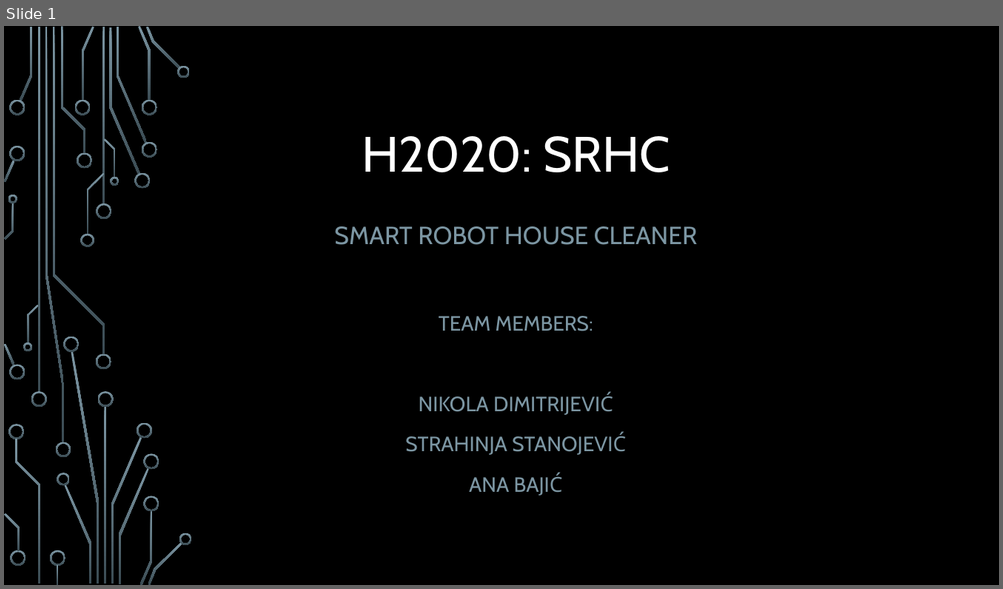
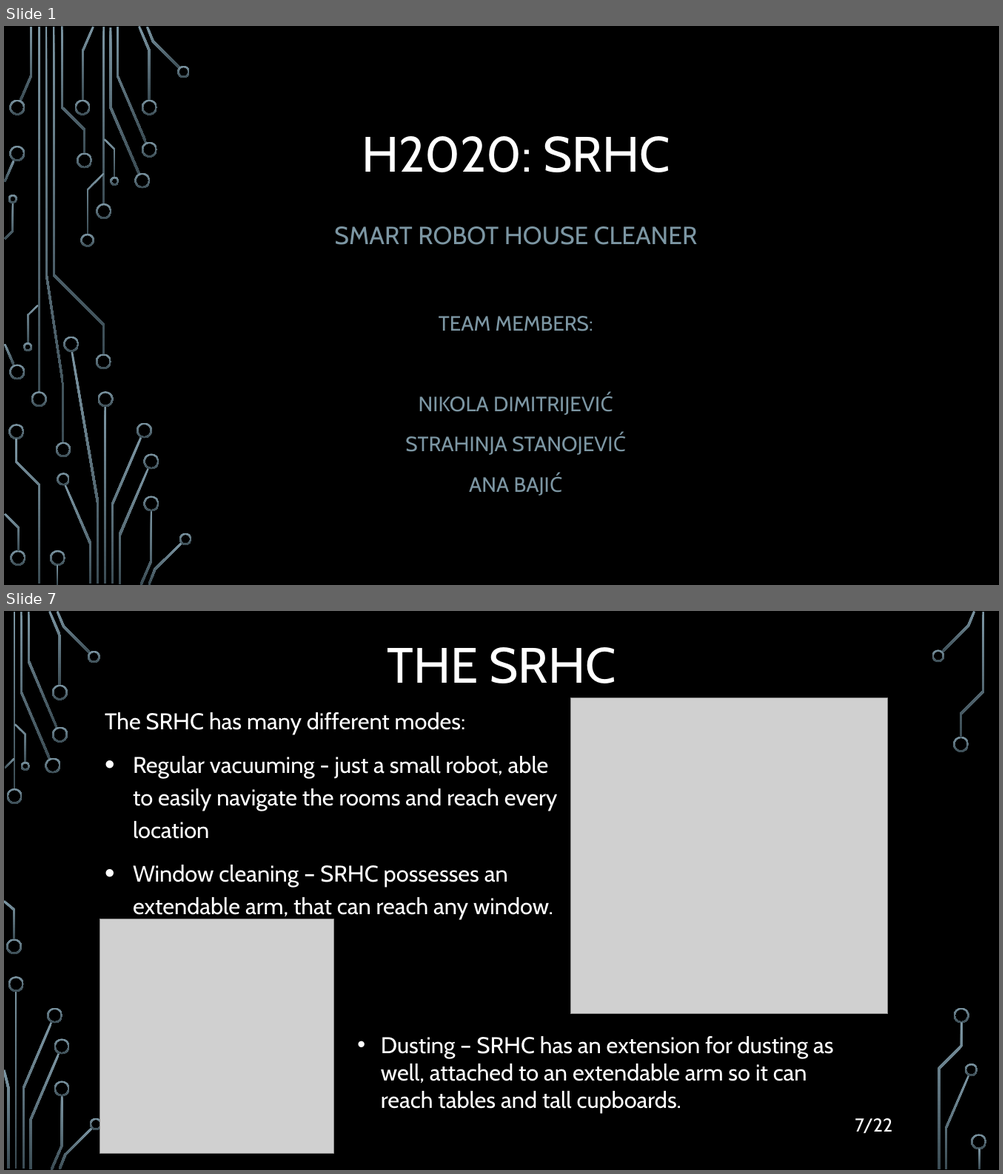
Before and after one commit to filozof50/UP, a slide deck: hw2/H2020.pptx. Shown one above the other, each under a label of ours: slide 1 before the commit, slides 1 and 7 after it; the slides between them are not shown. The pictures are 1003x589 and 1003x1174 pixels, drawn with LibreOffice and Linux fonts; fonts in the diff are those of the drawing; grey boxes stand for pictures; background and template pictures are left out. Boxes give left, top, right and bottom in pixels: in the first picture for what was removed or moved away, otherwise in the second. Text is boxed around its words. In the diff, an @@ line names an element or a change of style, - is before the commit and + after.

```diff
--- a/hw2/H2020.pptx
+++ b/hw2/H2020.pptx
@@ slide 7 added at box(4, 611, 999, 1170), background picture (left out) @@
@@ title added at box(387, 647, 616, 684), 48 pt, text #FFFFFF @@
+THE SRHC
@@ picture added at box(570, 698, 888, 1014) @@
@@ text added at box(105, 712, 558, 920), 22 pt, text #FFFFFF @@
+The SRHC has many different modes:
+• Regular vacuuming - just a small robot, able to easily navigate the rooms and reach every location
+• Window cleaning – SRHC possesses an extendable arm, that can reach any window.
@@ picture added at box(99, 920, 334, 1154) @@
@@ text added at box(381, 1037, 834, 1113), 22 pt, text #FFFFFF @@
+• Dusting – SRHC has an extension for dusting as well, attached to an extendable arm so it can reach tables and tall cupboards.
@@ text added at box(854, 1119, 892, 1133), 18 pt, text #FFFFFF @@
+7/22
@@ group added at box(4, 611, 987, 1170): 33 freeform shapes, 3 rectangles @@
```
Also in this commit, not shown: 5 slides changed, 15 other slides added, 17 other files.
